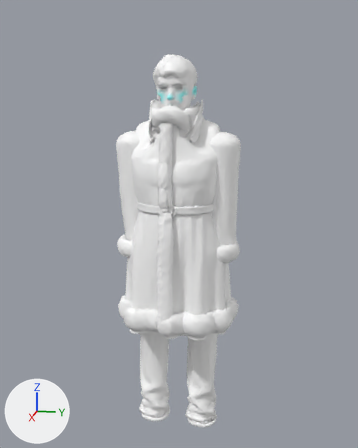
One commit to the glTF model m/gente2/viejo.glb: the scene before it, then after it.
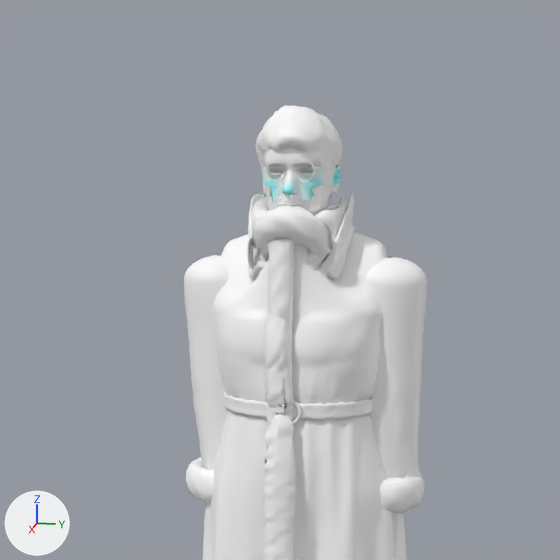
Each version appears first whole from a camera (50 mm lens) standing at (2.093, 0.422, 1.566) and looking at (0.006, 0.004, 1.044), and next in a close-up on the part from 6% to 86% of the width and 0% to 64% of the height. Arrows for +X, +Y and +Z are at lower left; the lights stay in place. The older version's two pictures come first. Where no turn or scale is listed for an object, it has been applied to the vertices. Vertices at exactly the same position are counted once.

Names of what the first close-up shows: 'abrigo', 'barba', 'bigote', 'cuero', 'pelaje', 'pelo', 'piel' and 3 more.
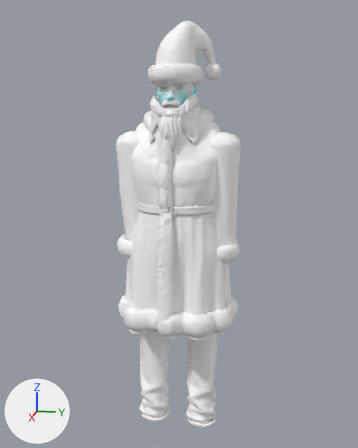
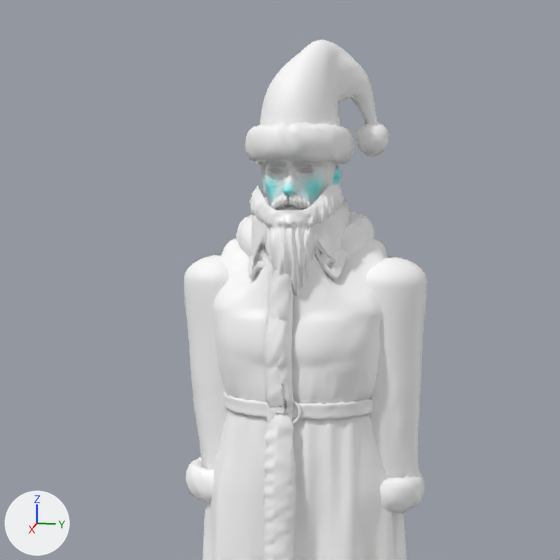
Where the newer file only moved an object's origin or applied its transform, the numbers keep the older frame.

Boxes [x1, y1, x2, y2] around the edits, measured in the close-ups (560 x 560 px; the box of a moved part takes in the faces that stretch with it):
'pelaje', reshaped
    before: [186, 193, 425, 560]
    after: [186, 122, 425, 560]
'gorronoel', added
    after: [260, 40, 377, 126]
'barba', reshaped, moved, rescaled
    before: [263, 184, 338, 216]
    after: [249, 185, 344, 297]
'bigote', reshaped, moved, rescaled
    before: [275, 194, 306, 202]
    after: [271, 194, 311, 210]
part 1 of me_pelaje, rebuilt
    before: [247, 193, 354, 277]
    after: [236, 212, 375, 261]
part 2 of me_pelaje, added
    after: [245, 122, 354, 165]
part 3 of me_pelaje, added
    after: [356, 122, 389, 156]
part 4 of me_pelaje, moved or reshaped
    before: [187, 239, 425, 560]
    after: [263, 270, 296, 560]
'pelo', unchanged, covered by the edit
    before: [255, 105, 343, 202]
    after: [260, 161, 340, 185]

The change, as a diff of the scene's bpy script:
```diff
--- a/m/gente2/viejo.glb.py
+++ b/m/gente2/viejo.glb.py
@@ mat_defaultmaterial_011 @@
+mat_defaultmaterial_011 = bpy.data.materials.new('DefaultMaterial.011')
+mat_defaultmaterial_011.use_nodes = True; mat_defaultmaterial_011.node_tree.nodes.clear()
+_N = mat_defaultmaterial_011.node_tree.nodes; _L = mat_defaultmaterial_011.node_tree.links
+n0 = _N.new('ShaderNodeOutputMaterial'); n0.name = 'Material Output'
+n1 = _N.new('ShaderNodeBsdfPrincipled'); n1.name = 'Principled BSDF'
+n2 = _N.new('ShaderNodeVertexColor'); n2.name = 'Color Attribute'
+_L.new(n1.outputs[0], n0.inputs[0])  # 'BSDF' to 'Surface'
+_L.new(n2.outputs[0], n1.inputs[0])  # 'Color' to 'Base Color'
@@ me_pelaje @@
-me_pelaje.from_pydata(...)  # 5259 vertices, 10470 faces; spans x -0.22..0.22, y -0.275..0.275, z -0.492..0.492
+me_pelaje.from_pydata(...)  # 6523 vertices, 12994 faces; spans x -0.22..0.22, y -0.275..0.275, z -0.492..0.638
+# me_pelaje part 1: the loose piece of 948 vertices spanning x -0.14..0.172, y -0.109..0.109, z 0.304..0.492 is rebuilt with 1213 vertices and now spans x -0.16..0.105, y -0.149..0.15, z 0.315..0.456
+# me_pelaje part 2: a new loose piece of 1048 vertices spanning x -0.113..0.166, y -0.11..0.11, z 0.545..0.623, in mat_defaultmaterial_007
+# me_pelaje part 3: a new loose piece of 128 vertices spanning x -0.122..-0.05, y 0.099..0.17, z 0.566..0.638, in mat_defaultmaterial_007
+# me_pelaje part 4: 260 vertices moved from x 0.152..0.214, y -0.051..0.02, z -0.429..0.318 to x 0.151..0.214, y -0.051..0.02, z -0.429..0.315; 679 vertices removed from x -0.205..0.214, y -0.269..0.273, z -0.482..0.4; 502 vertices added at x -0.185..0.214, y -0.216..0.125, z -0.454..0.341
 me_pelaje.materials.append(mat_defaultmaterial_007)
@@ me_barba @@
 # used by ob_barba; location = (0.101, 0.0, 1.544); scale = (0.0794, 0.0794, 0.0794)
-me_barba.from_pydata(...)  # 614 vertices, 1016 faces; spans x -0.64..0.64, y -1.0..1.0, z -0.65..0.65
+me_barba.from_pydata(...)  # 9211 vertices, 18000 faces; spans x -0.52..0.52, y -0.79..0.79, z -1.0..1.0
+# me_barba part 5: 610 vertices removed from x -0.64..0.64, y -1.0..1.0, z -0.65..0.65; 9207 vertices added at x -0.52..0.52, y -0.79..0.79, z -1.0..1.0
 me_barba.materials.append(mat_defaultmaterial_009)
@@ me_bigote @@
 # used by ob_bigote; location = (0.147, 0.0, 1.568); scale = (0.0323, 0.0323, 0.0323)
-me_bigote.from_pydata(...)  # 160 vertices, 208 faces; spans x -0.7..0.7, y -1.0..1.0, z -0.23..0.23
+me_bigote.from_pydata(...)  # 1294 vertices, 2412 faces; spans x -0.41..0.41, y -1.0..1.0, z -0.4..0.4
+# me_bigote part 6: 160 vertices removed from x -0.7..0.7, y -1.0..1.0, z -0.23..0.23; 1294 vertices added at x -0.41..0.41, y -1.0..1.0, z -0.4..0.4
 me_bigote.materials.append(mat_defaultmaterial_010)
@@ ob_barba @@
 ob_barba = bpy.data.objects.new('barba', me_barba)
-ob_barba.location = (0.101, 0.0, 1.544)
-ob_barba.scale = (0.0794, 0.0794, 0.0794)
+ob_barba.location = (0.13, 0.001, 1.469)
+ob_barba.scale = (0.124, 0.124, 0.124)
@@ ob_bigote @@
 ob_bigote = bpy.data.objects.new('bigote', me_bigote)
-ob_bigote.location = (0.147, 0.0, 1.568)
-ob_bigote.scale = (0.0323, 0.0323, 0.0323)
+ob_bigote.location = (0.146, 0.0, 1.555)
+ob_bigote.scale = (0.0518, 0.0518, 0.0518)
@@ ob_gorronoel @@
+ob_gorronoel = bpy.data.objects.new('gorronoel', me_gorronoel)  # 3384 vertices, 6624 faces; spans x -0.123..0.123, y -0.114..0.114, z -0.112..0.112
+ob_gorronoel.location = (0.041, 0.031, 1.768)
```
